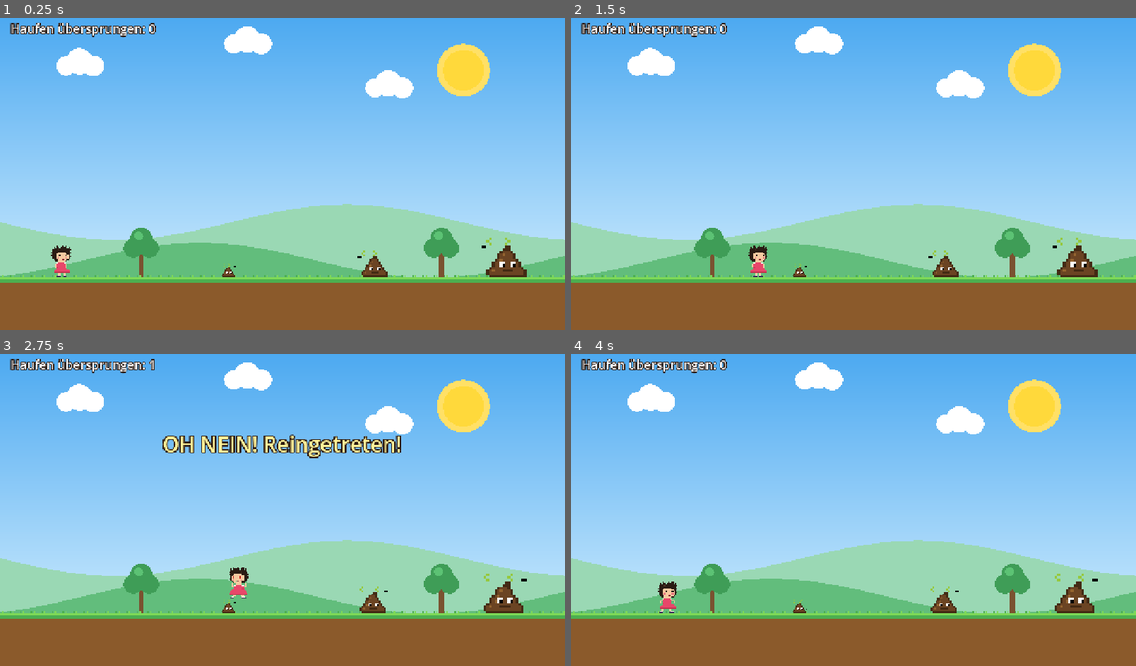
Above: before the commit, frames 1-4 (two rows, left to right).
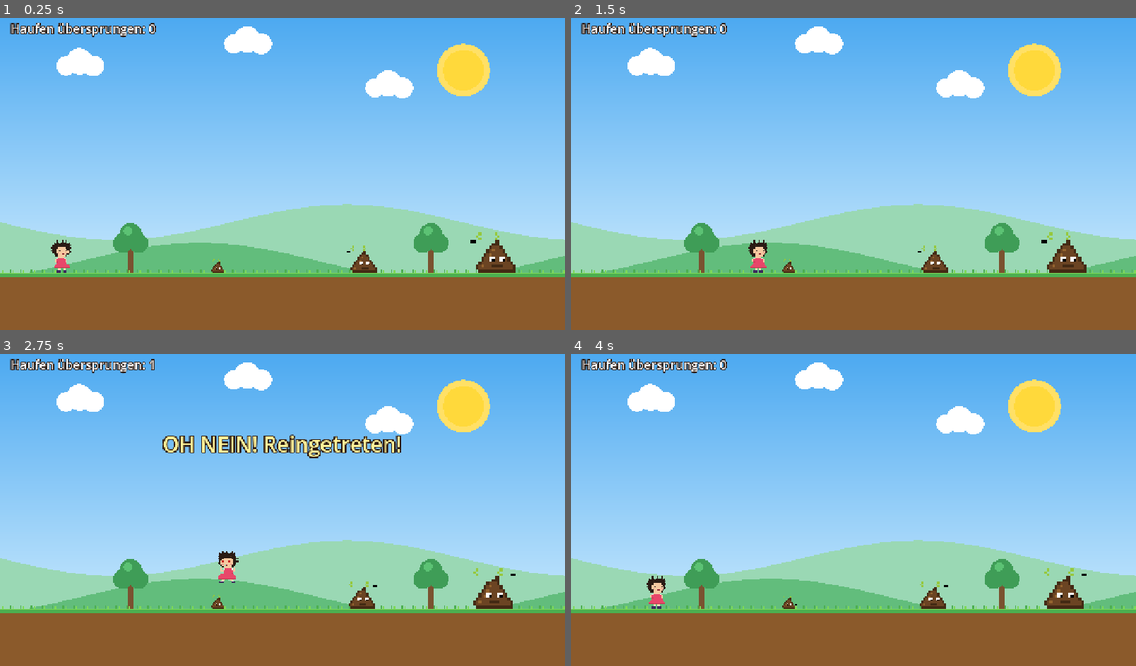
Above: after the commit, the same moments.

Repository: DaStra3003/LV_Game_XR_Design_Poorun_DavidStrauss
Game: Godot game, scene res://scenes/main.tscn
Same seed, same stepped clock (60 frames per second), same inputs: the game is played once before the commit and once after it. Sound files missing from this copy of the repository are replaced by a short silence.
Inputs:
- Up to frame 1 (0.25 s): no input
- Up to frame 2 (1.5 s): tap Enter (ui_accept) at 0.5 s; hold D (move_right) from 0.53 s (still down); tap Space (jump) at 0.77 s
- Up to frame 3 (2.75 s): tap Space (jump) at 1.52 s; release D (move_right) at 2.03 s; hold A (move_left) from 2.03 s (still down)
- Up to frame 4 (4 s): release A (move_left) at 2.78 s; hold D (move_right) from 2.78 s (still down); tap Space (jump) at 3.02, 3.77 s

The runs differ from the first frame. In frame 1, 5.5% of the frame differs, in the area x 0-100%, y 65-85%; in frame 2, 5.5%; in frame 3, 5.8%, in the area x 0-100%, y 63-85%; in frame 4, 5.7%.

Commit message:
update scene

Diff:
--- a/scenes/level_1.tscn
+++ b/scenes/level_1.tscn
@@ -1,89 +1,89 @@
-[gd_scene format=3]
+[gd_scene format=3 uid="uid://ch4cp1leb1c6j"]
 
 [ext_resource type="PackedScene" path="res://scenes/platform.tscn" id="1_platform"]
 [ext_resource type="PackedScene" path="res://scenes/poop.tscn" id="2_poop"]
 [ext_resource type="PackedScene" path="res://scenes/goal.tscn" id="3_goal"]
 [ext_resource type="PackedScene" path="res://scenes/tree.tscn" id="4_tree"]
 
-[node name="Level1" type="Node2D"]
+[node name="Level1" type="Node2D" unique_id=535882607]
 
-[node name="Ground1" parent="." instance=ExtResource("1_platform")]
+[node name="Ground1" parent="." unique_id=1080596849 instance=ExtResource("1_platform")]
 position = Vector2(-200, 600)
 size = Vector2(1600, 200)
 
-[node name="Ground2" parent="." instance=ExtResource("1_platform")]
+[node name="Ground2" parent="." unique_id=1045105208 instance=ExtResource("1_platform")]
 position = Vector2(1550, 600)
 size = Vector2(1050, 200)
 
-[node name="Ground3" parent="." instance=ExtResource("1_platform")]
+[node name="Ground3" parent="." unique_id=43071942 instance=ExtResource("1_platform")]
 position = Vector2(2780, 600)
 size = Vector2(2300, 200)
 
-[node name="Float1" parent="." instance=ExtResource("1_platform")]
-position = Vector2(1950, 470)
+[node name="Float1" parent="." unique_id=1442820809 instance=ExtResource("1_platform")]
+position = Vector2(2010, 468)
 size = Vector2(200, 32)
 
-[node name="Float2" parent="." instance=ExtResource("1_platform")]
-position = Vector2(2260, 385)
+[node name="Float2" parent="." unique_id=1440520792 instance=ExtResource("1_platform")]
+position = Vector2(2316, 385)
 size = Vector2(180, 32)
 
-[node name="Tree1" parent="." instance=ExtResource("4_tree")]
+[node name="Tree1" parent="." unique_id=586864969 instance=ExtResource("4_tree")]
 position = Vector2(320, 600)
 
-[node name="Tree2" parent="." instance=ExtResource("4_tree")]
+[node name="Tree2" parent="." unique_id=384024720 instance=ExtResource("4_tree")]
 position = Vector2(1000, 600)
 
-[node name="Tree3" parent="." instance=ExtResource("4_tree")]
+[node name="Tree3" parent="." unique_id=206928324 instance=ExtResource("4_tree")]
 position = Vector2(1900, 600)
 
-[node name="Tree4" parent="." instance=ExtResource("4_tree")]
+[node name="Tree4" parent="." unique_id=84298082 instance=ExtResource("4_tree")]
 position = Vector2(2900, 600)
 
-[node name="Tree5" parent="." instance=ExtResource("4_tree")]
+[node name="Tree5" parent="." unique_id=1623111081 instance=ExtResource("4_tree")]
 position = Vector2(3600, 600)
 
-[node name="Tree6" parent="." instance=ExtResource("4_tree")]
+[node name="Tree6" parent="." unique_id=1945645894 instance=ExtResource("4_tree")]
 position = Vector2(4150, 600)
 
-[node name="Poop1" parent="." instance=ExtResource("2_poop")]
+[node name="Poop1" parent="." unique_id=2033762608 instance=ExtResource("2_poop")]
 position = Vector2(520, 600)
 size = 1
 
-[node name="Poop2" parent="." instance=ExtResource("2_poop")]
+[node name="Poop2" parent="." unique_id=671310584 instance=ExtResource("2_poop")]
 position = Vector2(850, 600)
 
-[node name="Poop3" parent="." instance=ExtResource("2_poop")]
+[node name="Poop3" parent="." unique_id=545712625 instance=ExtResource("2_poop")]
 position = Vector2(1150, 600)
 size = 3
 
-[node name="Poop4" parent="." instance=ExtResource("2_poop")]
+[node name="Poop4" parent="." unique_id=2079893479 instance=ExtResource("2_poop")]
 position = Vector2(1750, 600)
 
-[node name="Poop5" parent="." instance=ExtResource("2_poop")]
+[node name="Poop5" parent="." unique_id=1080085066 instance=ExtResource("2_poop")]
 position = Vector2(2300, 600)
 size = 1
 
-[node name="Poop6" parent="." instance=ExtResource("2_poop")]
+[node name="Poop6" parent="." unique_id=668859111 instance=ExtResource("2_poop")]
 position = Vector2(2470, 600)
 size = 3
 
-[node name="Poop7" parent="." instance=ExtResource("2_poop")]
+[node name="Poop7" parent="." unique_id=1890472069 instance=ExtResource("2_poop")]
 position = Vector2(3000, 600)
 
-[node name="Poop8" parent="." instance=ExtResource("2_poop")]
+[node name="Poop8" parent="." unique_id=1230357013 instance=ExtResource("2_poop")]
 position = Vector2(3300, 600)
 size = 3
 
-[node name="Poop9" parent="." instance=ExtResource("2_poop")]
+[node name="Poop9" parent="." unique_id=1534681199 instance=ExtResource("2_poop")]
 position = Vector2(3400, 600)
 size = 1
 
-[node name="Poop10" parent="." instance=ExtResource("2_poop")]
+[node name="Poop10" parent="." unique_id=1341379946 instance=ExtResource("2_poop")]
 position = Vector2(3750, 600)
 
-[node name="Poop11" parent="." instance=ExtResource("2_poop")]
+[node name="Poop11" parent="." unique_id=1354876192 instance=ExtResource("2_poop")]
 position = Vector2(3980, 600)
 size = 3
 
-[node name="Goal" parent="." instance=ExtResource("3_goal")]
+[node name="Goal" parent="." unique_id=1595149771 instance=ExtResource("3_goal")]
 position = Vector2(4280, 600)
--- a/scenes/main.tscn
+++ b/scenes/main.tscn
@@ -16,6 +16,7 @@
 script = ExtResource("2_bg")
 
 [node name="Level" parent="." unique_id=297458425 instance=ExtResource("3_level")]
+position = Vector2(-24, -11)
 
 [node name="Player" parent="." unique_id=1045478882 instance=ExtResource("4_player")]
 position = Vector2(140, 598)
Not shown: 1 places in scenes/main.tscn that only renumber resources
